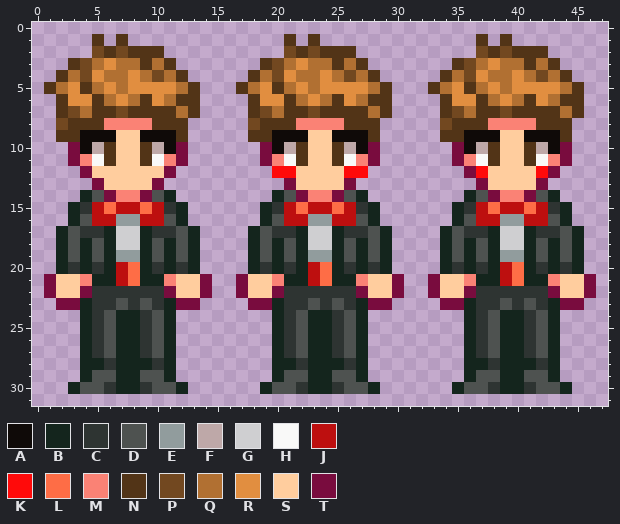
File history of a pixel-art file, Assets/Sprites/Source/Characters/As_N1_Anim.aseprite. The picture above was drawn from the file before the commit.
48x32 pixels, 1 frame.
Palette (. is transparent): A #0f0a08  B #14251d  C #2e3432  D #4e5250  E #919c9d  F #bea8a8  G #cfcfd1  H #f9f9f8  J #bd0f0f  K #ff0a0a  L #fe6d46  M #fa8275  N #523417  P #724820  Q #b17032  R #e18e40  S #ffcd9e  T #790c3e
Pixels before, first column x 1:
 1 ....N.N.............N.N.............N.N.......
 2 ....PNPNNN..........PNPNNN..........PNPNNN....
 3 ..NPQRQQNQN.......NPQRQQNQN.......NPQRQQNQN...
 4 .NQPRQQRQPQN.....NQPRQQRQPQN.....NQPRQQRQPQN..
 5 NQRNQRQRRRRQN...NQRNQRQRRRRQN...NQRNQRQRRRRQN.
 6 .NRRNQRQNRQNN....NRRNQRQNRQNN....NRRNQRQNRQNN.
 7 .NPQNNPNNNNQN....NPQNNPNNNNQN....NPQNNPNNNNQN.
 8 .PNNNMMMMNNN.....PNNNMMMMNNN.....PNNNMMMMNNN..
 9 .NNAAASSAAAN.....NNAAASSAAAN.....NNAAASSAAAN..
10 ..TAFNSSNFAT......TAFNSSNFAT......TAFNSSNFAT..
11 ..TMHNSSNHMT......TMHNSSNHMT......TMHNSSNHMT..
12 ...TSSSSSST........KKSSSSKK........TKSSSSKT...
13 ....TSSSST..........TSSSST..........TSSSST....
14 ...BDTMMTDB........BDTMMTDB........BDTMMTDB...
15 ..BCJLJJLJCB......BCJLJJLJCB......BCJLJJLJCB..
16 ..BDJJEEJJDB......BDJJEEJJDB......BDJJEEJJDB..
17 .BDCCBGGBCCDB....BDCCBGGBCCDB....BDCCBGGBCCDB.
18 .BDBDBGGBDBDB....BDBDBGGBDBDB....BDBDBGGBDBDB.
19 .BDBDBEEBDBDB....BDBDBEEBDBDB....BDBDBEEBDBDB.
20 .BCBCBJLBCBCB....BCBCBJLBCBCB....BCBCBJLBCBCB.
21 TSSMBBJLBBMSST..TSSMBBJLBBMSST..TSSMBBJLBBMSST
22 TSSTCCCCCCTSST..TSSTCCCCCCTSST..TSSTCCCCCCTSST
23 .TTBCCDCDCBTT....TTBCCDCDCBTT....TTBCCDCDCBTT.
24 ...BCDBBCDB........BCDBBCDB........BCDBBCDB...
25 ...BCDBBCDB........BCDBBCDB........BCDBBCDB...
26 ...BCDBBCDB........BCDBBCDB........BCDBBCDB...
27 ...BCDBBCDB........BCDBBCDB........BCDBBCDB...
28 ...BBCBBBCB........BBCBBBCB........BBCBBBCB...
29 ...BDDBBDDB........BDDBBDDB........BDDBBDDB...
30 ..BDDCBBCDDB......BDDCBBCDDB......BDDCBBCDDB..
After:
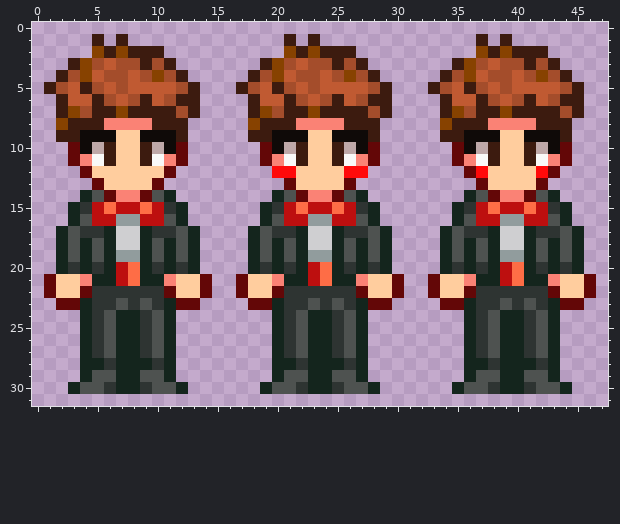
Edits made:
colour N: #523417 -> #3c1b0f
colour P: #724820 -> #874200
colour Q: #b17032 -> #a44d2b
colour R: #e18e40 -> #c05a32
colour T: #790c3e -> #630707
Where, in picture pixels (left, top, right, bottom), the same in both pictures:
changed: (44, 34, 392, 202)
changed: (428, 34, 584, 202)
changed: (44, 274, 92, 310)
changed: (164, 274, 284, 310)
changed: (356, 274, 476, 310)
changed: (548, 274, 596, 310)
